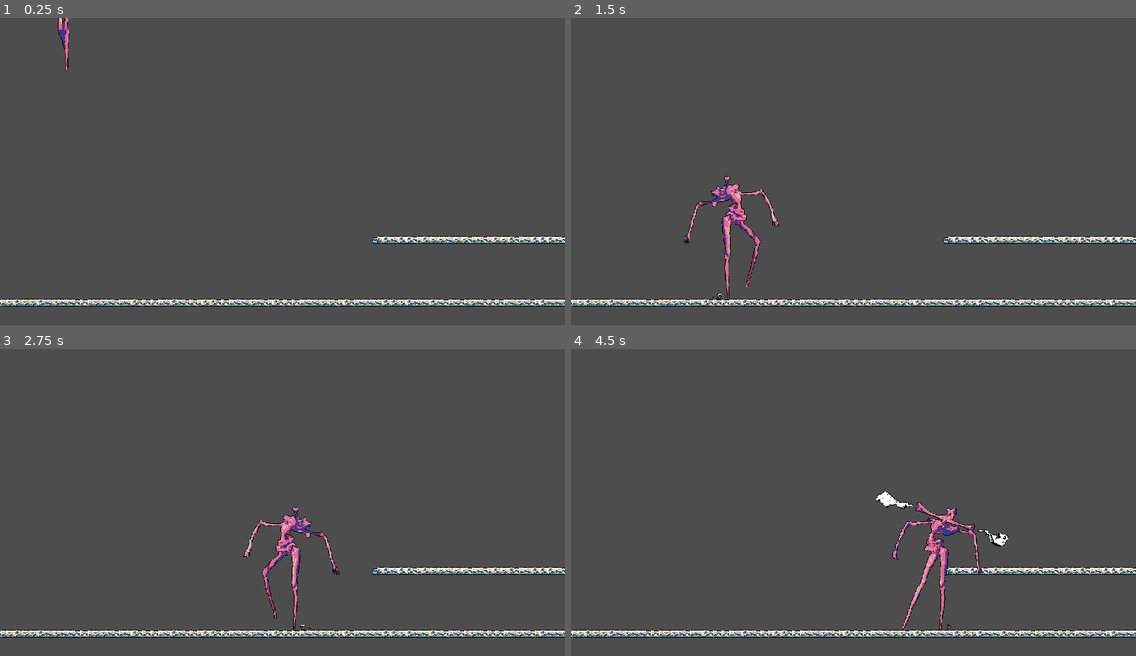
Above: before the commit, frames 1-4 (two rows, left to right).
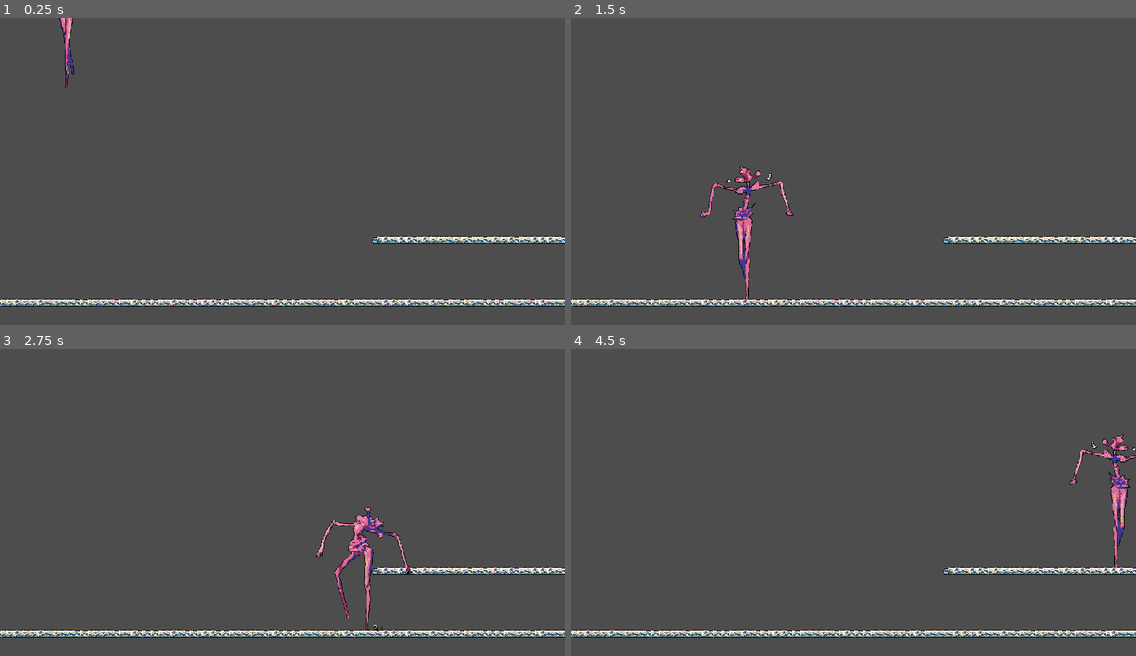
Above: after the commit, the same moments.

Repository: rt12t/bad-machine-
Game: Godot game, scene res://world.tscn
The game is run twice, just before and just after one commit, with the same random seed, the same clock (stepped at 60 frames per second) and the same inputs.
Inputs:
- Up to frame 1 (0.25 s): no input
- Up to frame 2 (1.5 s): hold D (move_right) from 0.53 s (still down); tap K (jump) at 0.77 s
- Up to frame 3 (2.75 s): tap K (jump) at 1.52 s; release D (move_right) at 2.03 s; hold A (move_left) from 2.03 s (still down)
- Up to frame 4 (4.5 s): release A (move_left) at 2.78 s; hold D (move_right) 2.78-4.28 s; tap K (jump) at 3.02, 3.77 s; hold A (move_left) from 4.28 s (still down)

The runs differ from the first frame. In frame 1, 0.3% of the frame differs, in the area x 10-41%, y 0-24%; in frame 2, 1.9%; in frame 3, 2.2%; in frame 4, 2.5%, in the area x 54-100%, y 19-92%.

Commit message:
重力修改

Diff:
--- a/724new/player.gd
+++ b/724new/player.gd
@@ -1,10 +1,12 @@
 extends CharacterBody2D
 
-const  RUN_SPEED := 300
-const  ACCELERATION := RUN_SPEED / 0.7
-const JUMP_VELOCITY := -600
+const  RUN_SPEED := 400
+const  ACCELERATION := RUN_SPEED / 0.8
+const JUMP_VELOCITY := -1100
+const gravity = 2000
 
-var gravity := ProjectSettings.get("physics/2d/default_gravity") as float
+
+#var gravity := ProjectSettings.get("physics/2d/default_gravity") as float
 @onready var sprite_2d = $Sprite2D
 @onready var animation_player = $AnimationPlayer
 @onready var jump_request_timer = $JumpRequestTimer
--- a/724new/player.tscn
+++ b/724new/player.tscn
@@ -48,8 +48,9 @@
 
 [sub_resource type="Animation" id="Animation_j1crt"]
 resource_name = "full"
-length = 0.3
-loop_mode = 1
+length = 0.405
+loop_mode = 1
+step = 0.135
 tracks/0/type = "value"
 tracks/0/imported = false
 tracks/0/enabled = true
@@ -81,7 +82,7 @@
 tracks/2/interp = 1
 tracks/2/loop_wrap = true
 tracks/2/keys = {
-"times": PackedFloat32Array(0, 0.1, 0.2),
+"times": PackedFloat32Array(0, 0.135, 0.27),
 "transitions": PackedFloat32Array(1, 1, 1),
 "update": 1,
 "values": [0, 1, 2]
@@ -89,8 +90,9 @@
 
 [sub_resource type="Animation" id="Animation_23qaq"]
 resource_name = "idle"
-length = 0.5
-loop_mode = 1
+length = 0.75
+loop_mode = 1
+step = 0.15
 tracks/0/type = "value"
 tracks/0/imported = false
 tracks/0/enabled = true
@@ -122,7 +124,7 @@
 tracks/2/interp = 1
 tracks/2/loop_wrap = true
 tracks/2/keys = {
-"times": PackedFloat32Array(0, 0.1, 0.2, 0.3, 0.4),
+"times": PackedFloat32Array(0, 0.15, 0.3, 0.45, 0.6),
 "transitions": PackedFloat32Array(1, 1, 1, 1, 1),
 "update": 1,
 "values": [0, 1, 2, 3, 4]
@@ -280,7 +282,7 @@
 }
 
 [node name="JumpRequestTimer" type="Timer" parent="."]
-one_shot = true
+wait_time = 30.0
 
 [node name="StateMachine" type="Node" parent="."]
 script = ExtResource("3_81f10")
